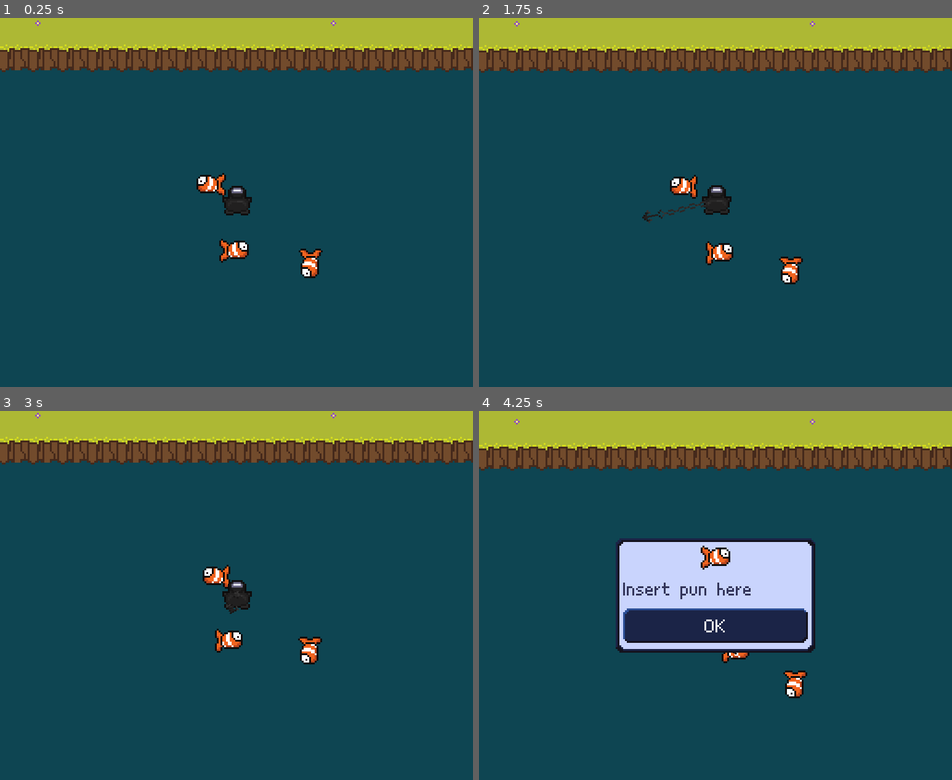
Above: before the commit, frames 1-4 (two rows, left to right).
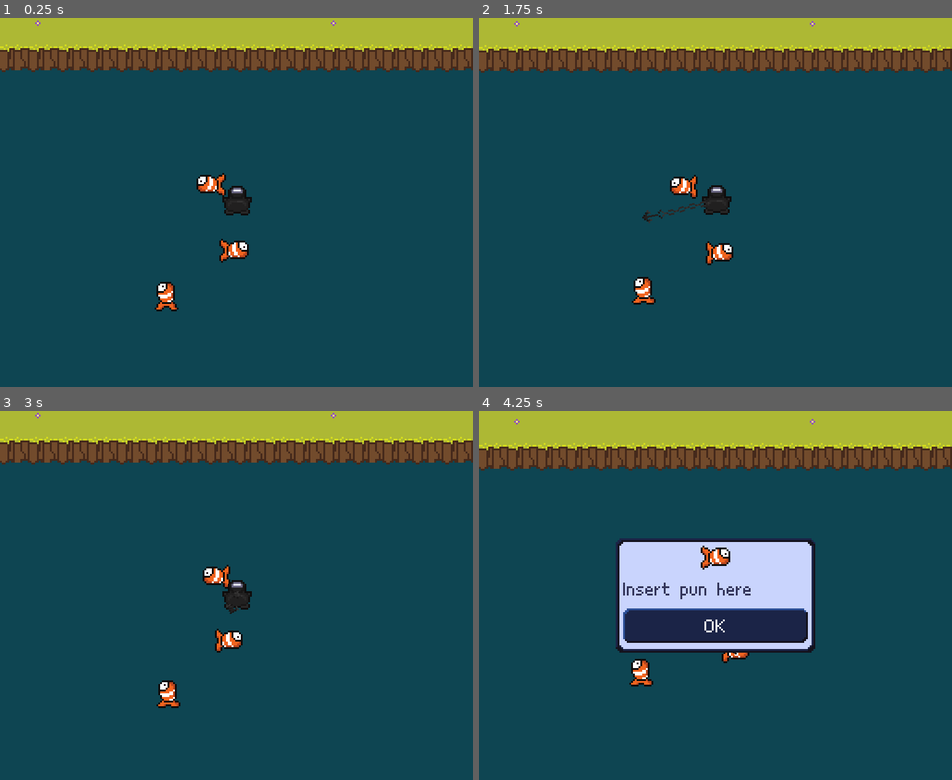
Above: after the commit, the same moments.

Repository: TeamKebab/GodotWildJam41
Game: Godot game, scene res://main.tscn
Two runs of this game, one before a commit and one after it. Both use one fixed random seed, a clock stepped at 60 frames per second and the inputs below. Sound files missing from this copy of the repository are replaced by a short silence.
Inputs (mouse positions are in pixels of both pictures, inside the frame that each line leads up to):
- Up to frame 1 (0.25 s): no input
- Up to frame 2 (1.75 s): tap Enter at 0.5 s; move the mouse to (819, 184) at 0.52 s; tap R at 0.6, 1.35 s; click (819, 184) at 0.67 s; move the mouse to (620, 220) at 1.27 s; click (620, 220) at 1.42 s
- Up to frame 3 (3 s): move the mouse to (283, 514) at 2.02 s; tap R at 2.1, 2.85 s; click (283, 514) at 2.17 s; move the mouse to (212, 669) at 2.77 s; click (212, 669) at 2.92 s
- Up to frame 4 (4.25 s): move the mouse to (857, 650) at 3.52 s; tap R at 3.6 s; click (857, 650) at 3.67 s

The runs differ from the first frame. In frame 1, 0.6% of the frame differs, in the area x 32-69%, y 62-80%; in frame 2, 0.6%; in frame 3, 0.6%; in frame 4, 0.6%.

Commit message:
vertical fish placeholder

Diff:
--- /dev/null
+++ b/src/fishies/vertical_fish/vertical_fish.tscn
@@ -0,0 +1,40 @@
+[gd_scene load_steps=5 format=2]
+
+[ext_resource path="res://fishies/clownfish/clownfish.png" type="Texture" id=1]
+[ext_resource path="res://fishies/go_to_position_fishy/go_to_position_fishy.tscn" type="PackedScene" id=2]
+
+[sub_resource type="CapsuleShape2D" id=2]
+radius = 6.0
+height = 4.0
+
+[sub_resource type="Animation" id=1]
+resource_name = "Idle"
+length = 0.2
+loop = true
+tracks/0/type = "value"
+tracks/0/path = NodePath("Sprite:frame")
+tracks/0/interp = 1
+tracks/0/loop_wrap = true
+tracks/0/imported = false
+tracks/0/enabled = true
+tracks/0/keys = {
+"times": PoolRealArray( 0, 0.1 ),
+"transitions": PoolRealArray( 1, 1 ),
+"update": 1,
+"values": [ 0, 1 ]
+}
+
+[node name="VerticalFish" instance=ExtResource( 2 )]
+rotation = 4.71239
+
+[node name="Sprite" parent="." index="0"]
+texture = ExtResource( 1 )
+hframes = 2
+
+[node name="CollisionShape2D" parent="." index="1"]
+rotation = 1.5708
+shape = SubResource( 2 )
+
+[node name="AnimationPlayer" parent="." index="2"]
+autoplay = "Idle"
+anims/Idle = SubResource( 1 )
--- a/src/main.tscn
+++ b/src/main.tscn
@@ -1,6 +1,7 @@
-[gd_scene load_steps=6 format=2]
+[gd_scene load_steps=7 format=2]
 
 [ext_resource path="res://player/player.tscn" type="PackedScene" id=1]
+[ext_resource path="res://fishies/vertical_fish/vertical_fish.tscn" type="PackedScene" id=2]
 [ext_resource path="res://player/harpoon/harpoon.tscn" type="PackedScene" id=3]
 [ext_resource path="res://levels/hill_autotile.tres" type="TileSet" id=4]
 [ext_resource path="res://main.gd" type="Script" id=6]
@@ -34,14 +35,11 @@
 [node name="End" type="Position2D" parent="Fishies/Clownfish2"]
 position = Vector2( 163, 7 )
 
-[node name="Clownfish3" parent="Fishies" instance=ExtResource( 7 )]
-position = Vector2( 296, 195 )
-rotation = 4.71239
-unit_offset = 0.5
-back = true
+[node name="VerticalFish" parent="Fishies" instance=ExtResource( 2 )]
+position = Vector2( 219, 144 )
 
-[node name="End" type="Position2D" parent="Fishies/Clownfish3"]
-position = Vector2( 163, 7 )
+[node name="End" type="Position2D" parent="Fishies/VerticalFish"]
+position = Vector2( 101, 0.999901 )
 
 [node name="Player" parent="." instance=ExtResource( 1 )]
 position = Vector2( 258, 87 )
